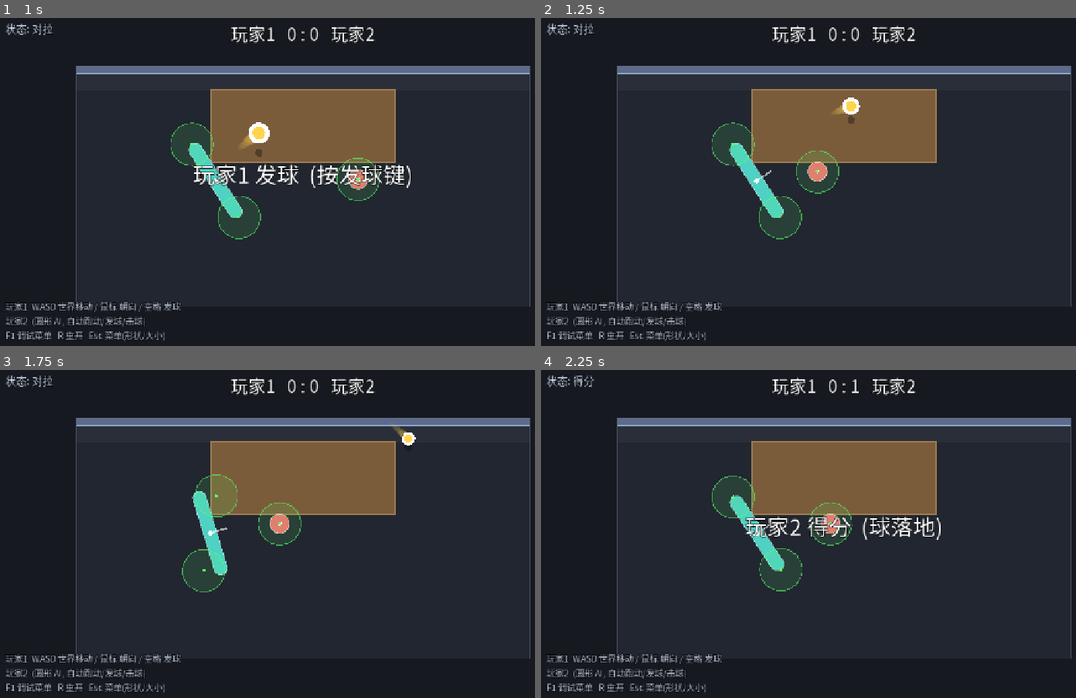
Above: before the commit, frames 1-4 (two rows, left to right).
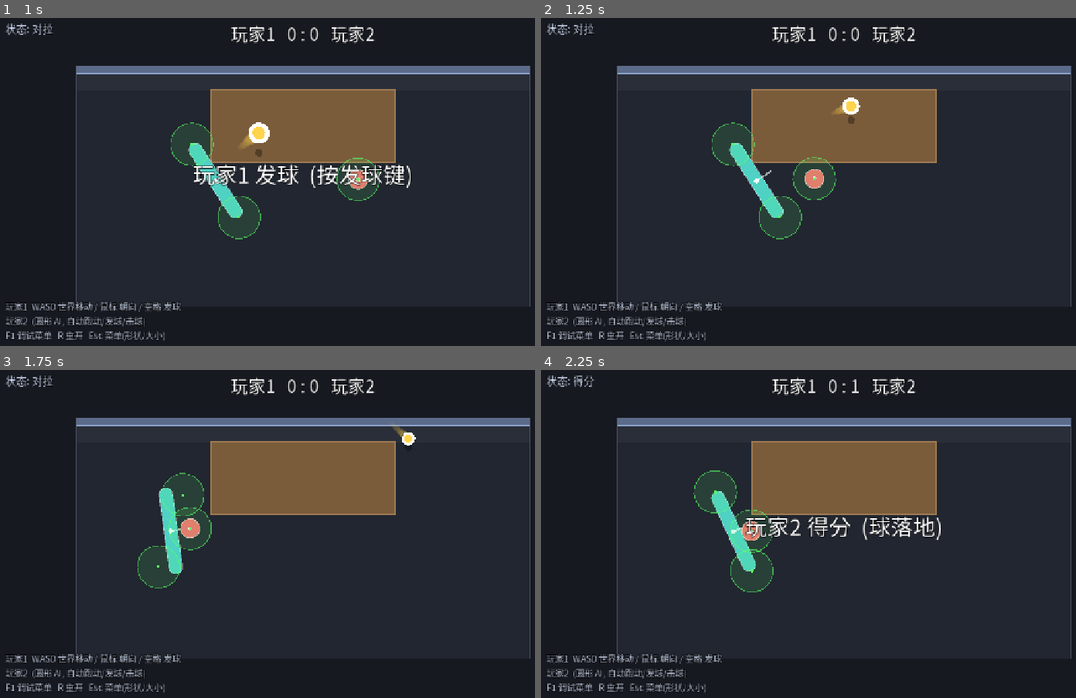
Above: after the commit, the same moments.

Repository: shuperidou/BMA-Arena
Game: Godot game, scene res://scenes/Main.tscn
Same seed, same stepped clock (60 frames per second), same inputs: the game is played once before the commit and once after it.
Inputs (mouse positions are in pixels of both pictures, inside the frame that each line leads up to):
- Up to frame 1 (1 s): tap Enter at 0.5 s; move the mouse to (438, 168) at 0.52 s; hold D from 0.53 s (still down); tap 2 at 0.6 s; click (438, 168) at 0.67 s; tap Space at 0.77 s
- Up to frame 2 (1.25 s): keep holding D
- Up to frame 3 (1.75 s): release D at 1.25 s; drag from (181, 556) to (272, 606) at 1.27 s
- Up to frame 4 (2.25 s): move the mouse to (904, 461) at 2.02 s; hold D from 2.03 s (still down); tap 4 at 2.1 s

Frame 1 is identical in both runs. In frame 2, 0.5% of the frame differs, in the area x 46-56%, y 40-56%; in frame 3, 4.6%, in the area x 25-57%, y 31-68%; in frame 4, 3.6%.

Commit message:
fix(ai): pathfinding anti-stuck - project anti-block target outside table; slide along table edge; corner routing when path crosses table; T18 + stuck metric

Diff:
--- a/scripts/player/player_controller.gd
+++ b/scripts/player/player_controller.gd
@@ -204,7 +204,8 @@
 ## AI 走位: 趋目标 + 躲对手碰撞箱 + 卡住脱困。
 func _ai_move_dir(state: PhysicsDirectBodyState2D) -> Vector2:
 	var from: Vector2 = state.transform.origin
-	var to: Vector2 = _target_point() - from
+	var target: Vector2 = _target_point()
+	var to: Vector2 = target - from
 	if to.length() < 6.0:
 		_ai_stuck_frames = 0
 		return Vector2.ZERO
@@ -219,6 +220,10 @@
 			if side.dot(to) < 0.0:
 				side = -side
 			dir = (dir + side * GameConfig.ai_avoid_gain).normalized()
+	# 桌子避让: 贴桌且朝桌内 -> 沿桌边滑 (防止怼桌卡死)
+	dir = _slide_along_table(dir, to, from)
+	# 绕桌角: 直线路径被桌子挡住时, 先绕到最省路的桌角
+	dir = _route_around_table(dir, from, target)
 	# 卡住脱困: 想动却几乎动不了 -> 沿垂直方向蹭出去
 	if state.linear_velocity.length() < GameConfig.ai_stuck_velocity:
 		_ai_stuck_frames += 1
@@ -305,6 +310,67 @@
 		else:
 			q.x = tr.end.x
 	return q
+
+## 桌子避让: 若贴着桌子(阈值内)且方向指向桌内, 去掉法向分量 -> 沿桌边滑(朝目标侧)。
+## 玩家进不去桌子, 只能沿它的边绕 —— 这是"不怼桌卡死"的核心。
+func _slide_along_table(dir: Vector2, to: Vector2, from: Vector2) -> Vector2:
+	var tr: Rect2 = GameConfig.table_rect().grow(GameConfig.ai_body_clearance)
+	var closest := Vector2(clampf(from.x, tr.position.x, tr.end.x), clampf(from.y, tr.position.y, tr.end.y))
+	var n: Vector2 = from - closest
+	if n.length() > 90.0:
+		return dir                       # 离桌还远, 不干预
+	if n.length() < 2.0:
+		n = from - GameConfig.table_center
+		if n.length() < 1.0:
+			n = Vector2(0.0, 1.0)
+	n = n.normalized()
+	if dir.dot(n) >= -0.05:
+		return dir                       # 没往桌里走
+	var tang: Vector2 = dir - n * dir.dot(n)
+	if tang.length() < 0.001:
+		tang = Vector2(-n.y, n.x)
+	tang = tang.normalized()
+	if tang.dot(to) < 0.0:
+		tang = -tang
+	return tang
+
+## 线段 a-b 是否与矩形 r 相交 (路径是否被桌子挡)。
+func _seg_hits_rect(a: Vector2, b: Vector2, r: Rect2) -> bool:
+	if r.has_point(a) or r.has_point(b):
+		return true
+	var p0 := r.position
+	var p1 := Vector2(r.end.x, r.position.y)
+	var p2 := r.end
+	var p3 := Vector2(r.position.x, r.end.y)
+	return Geometry2D.segment_intersects_segment(a, b, p0, p1) != null \
+		or Geometry2D.segment_intersects_segment(a, b, p1, p2) != null \
+		or Geometry2D.segment_intersects_segment(a, b, p2, p3) != null \
+		or Geometry2D.segment_intersects_segment(a, b, p3, p0) != null
+
+## 若直线路径被桌子挡住, 绕到"最省路"的桌角 (只处理这一格桌子, 足够)。
+func _route_around_table(dir: Vector2, from: Vector2, target: Vector2) -> Vector2:
+	var tr: Rect2 = GameConfig.table_rect().grow(GameConfig.ai_body_clearance)
+	# 仅当"路径中点落在桌内"才认为真的被挡 (避免目标恰在桌边时的误触发)
+	if not tr.has_point((from + target) * 0.5):
+		return dir
+	var g2: float = 6.0
+	var cors: Array[Vector2] = [
+		tr.position - Vector2(g2, g2),
+		Vector2(tr.end.x + g2, tr.position.y - g2),
+		tr.end + Vector2(g2, g2),
+		Vector2(tr.position.x - g2, tr.end.y + g2)]
+	var best: Vector2 = from
+	var best_cost: float = 1e18
+	for c in cors:
+		if _seg_hits_rect(from, c, tr):
+			continue
+		var cost: float = from.distance_to(c) + c.distance_to(target)
+		if cost < best_cost:
+			best_cost = cost
+			best = c
+	if best == from:
+		return dir
+	return (best - from).normalized()
 
 ## 换一次进攻落点 (好区内)。达到"普通"以上会挑对手对侧 (逼他跑); 并备一个反侧诱饵做假动作。
 func _ai_pick_aim() -> void:
@@ -405,7 +471,9 @@
 		perp = -perp
 	var target: Vector2 = mid + perp * GameConfig.ai_avoid_distance
 	var ar: Rect2 = GameConfig.arena_rect().grow(-40.0)
-	return Vector2(clampf(target.x, ar.position.x, ar.end.x), clampf(target.y, ar.position.y, ar.end.y))
+	# 必须也投影到桌外, 否则这个"避让点"落进/穿过桌子会让 AI 顶桌卡死
+	return _clamp_reachable(Vector2(clampf(target.x, ar.position.x, ar.end.x),
+		clampf(target.y, ar.position.y, ar.end.y)))
 
 ## 智能击球/发球: 瞄准"桌面随机 x 关于墙的镜像点", 保证撞墙后落桌; 力度/vz 在玩家上下限内。
 func _smart_shot(from: Vector2) -> Dictionary:
--- a/scripts/tools/ai_vs_ai_test.gd
+++ b/scripts/tools/ai_vs_ai_test.gd
@@ -25,14 +25,20 @@
 		p.ball_touched.connect(func(_pl: PlayerController, _hp: HitPoint) -> void: hits += 1)
 	ball.died.connect(func(_r: int) -> void: deaths += 1)
 
-	# 跑 ~12 秒模拟
-	for i in 720:
+	# 跑 ~20 秒模拟; 统计"卡住"帧 (想动却几乎不动 且 离目标还远)
+	var stuck: int = 0
+	for i in 1200:
 		await get_tree().physics_frame
+		if ball.state == GameTypes.BallState.LIVE:
+			for p in main_node.players:
+				if p.linear_velocity.length() < 20.0 \
+						and p.global_position.distance_to(p._target_point()) > 60.0:
+					stuck += 1
 
 	var p0: PlayerController = main_node.players[0]
 	var p1: PlayerController = main_node.players[1]
 	print("AIVSAI p0.ai=", p0.ai_enabled, " p1.ai=", p1.ai_enabled)
-	print("AIVSAI hits=", hits, " bounces=", bounces, " deaths=", deaths, " score=", match_ref.scores)
+	print("AIVSAI hits=", hits, " bounces=", bounces, " deaths=", deaths, " stuck=", stuck, " score=", match_ref.scores)
 	if p0.ai_enabled and p1.ai_enabled and hits >= 3 and bounces >= 3:
 		print("AIVSAI PASS")
 	else:
--- a/scripts/tools/hit_test.gd
+++ b/scripts/tools/hit_test.gd
@@ -437,6 +437,15 @@
 	GameConfig.ai_apply_level()
 	ball.global_position = Vector2(0.0, -90.0)
 
+	# T18: 桌子避让 —— 贴桌且目标在桌对面时, 移动方向不指向桌内 (改为沿边滑)
+	var ai5: AiPlayer = main_node.players[1]
+	ai5.global_position = Vector2(0.0, 0.0)
+	var frm: Vector2 = ai5.global_position
+	var into: Vector2 = GameConfig.table_center - frm      # 指向桌内(上)
+	var slid: Vector2 = ai5._slide_along_table(into.normalized(), into, frm)
+	_check("T18 贴桌不往桌内顶 (沿边滑)", slid.dot(into.normalized()) < 0.6,
+		"dir=%s dot=%.2f" % [str(slid.round()), slid.dot(into.normalized())])
+
 ## 给定落点 x, 算出 AI 经 HitSystem 后的实际落点 x。
 func _ai_landing_x(ai: AiPlayer, aim_x: float) -> float:
 	ai._ai_aim_x = aim_x
